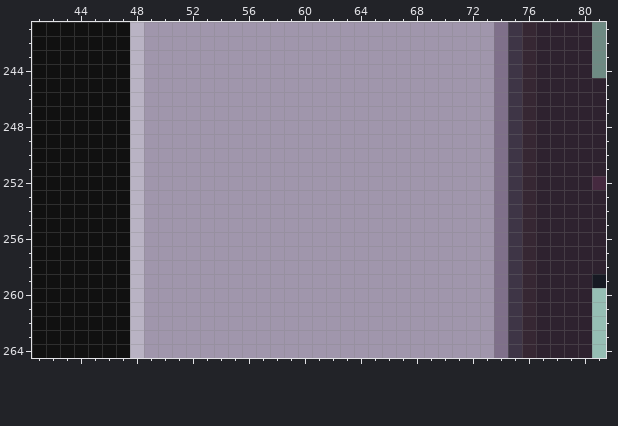
Pixel-art file: games/Phaser-Snake-Game/public/assets/sprites/spaceBoyBase.aseprite. This is how it looked before the edit.
640x360 pixels, 1 frame. Colours within 5 levels of each other are drawn and written as one. Shown: x 41..81, y 241..264.
After:
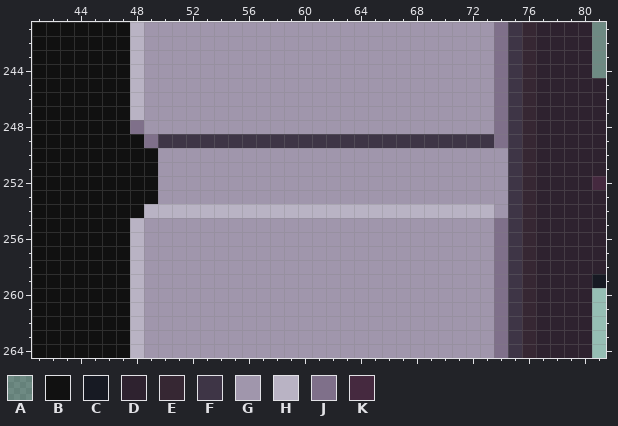
Palette (. is transparent): A #1111114d  B #111111  C #171a23  D #2e222f  E #362733  F #3e3546  G #a096ac  H #b9b3c4  J #7f708a  K #45293f
The edit:
layer "Bezel" now shown
layer "Bezel OLD" removed
--- layer "Bezel"
@@ x 41..81 @@
 247 BBBBBBBHGGGGGGGGGGGGGGGGGGGGGGGGGJFEDDDDD
-248 BBBBBBBHGGGGGGGGGGGGGGGGGGGGGGGGGJFEDDDDD
-249 BBBBBBBHGGGGGGGGGGGGGGGGGGGGGGGGGJFEDDDDD
-250 BBBBBBBHGGGGGGGGGGGGGGGGGGGGGGGGGJFEDDDDD
-251 BBBBBBBHGGGGGGGGGGGGGGGGGGGGGGGGGJFEDDDDD
-252 BBBBBBBHGGGGGGGGGGGGGGGGGGGGGGGGGJFEDDDDK
-253 BBBBBBBHGGGGGGGGGGGGGGGGGGGGGGGGGJFEDDDDD
-254 BBBBBBBHGGGGGGGGGGGGGGGGGGGGGGGGGJFEDDDDD
+248 BBBBBBBJGGGGGGGGGGGGGGGGGGGGGGGGGJFEDDDDD
+249 BBBBBBBBJFFFFFFFFFFFFFFFFFFFFFFFFJFEDDDDD
+250 BBBBBBBBBGGGGGGGGGGGGGGGGGGGGGGGGGFEDDDDD
+251 BBBBBBBBBGGGGGGGGGGGGGGGGGGGGGGGGGFEDDDDD
+252 BBBBBBBBBGGGGGGGGGGGGGGGGGGGGGGGGGFEDDDDK
+253 BBBBBBBBBGGGGGGGGGGGGGGGGGGGGGGGGGFEDDDDD
+254 BBBBBBBBHHHHHHHHHHHHHHHHHHHHHHHHHGFEDDDDD
 255 BBBBBBBHGGGGGGGGGGGGGGGGGGGGGGGGGJFEDDDDD
Where, in picture pixels (left, top, right, bottom), the same in both pictures:
changed: (130, 120, 508, 218)
